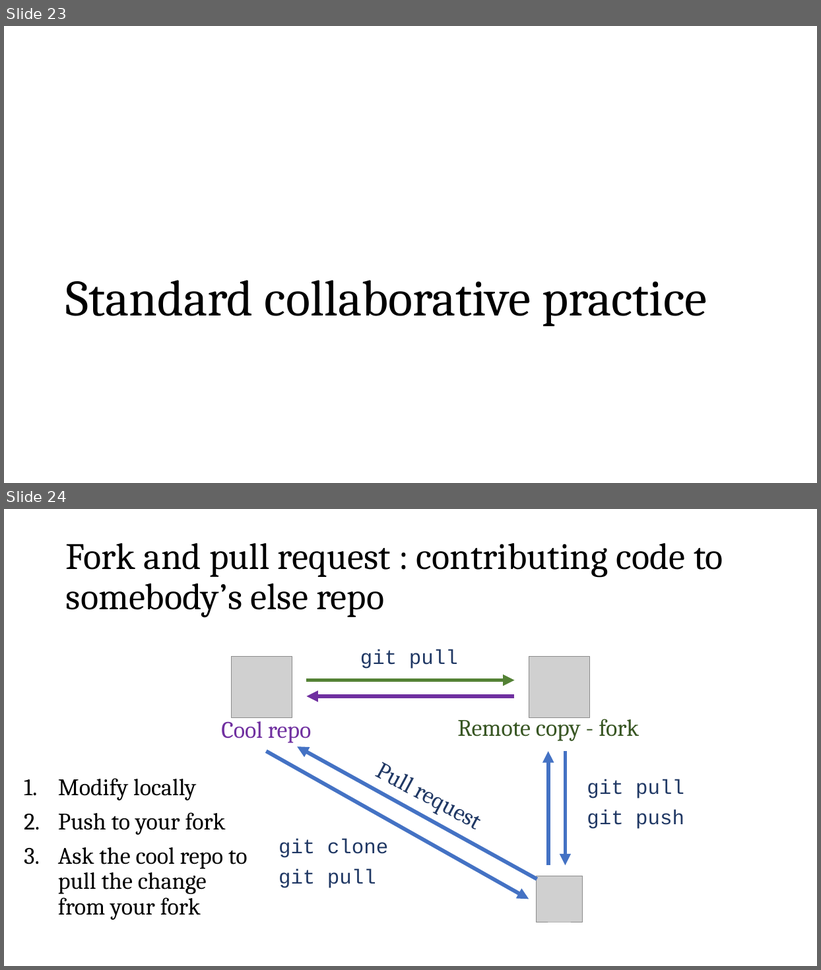
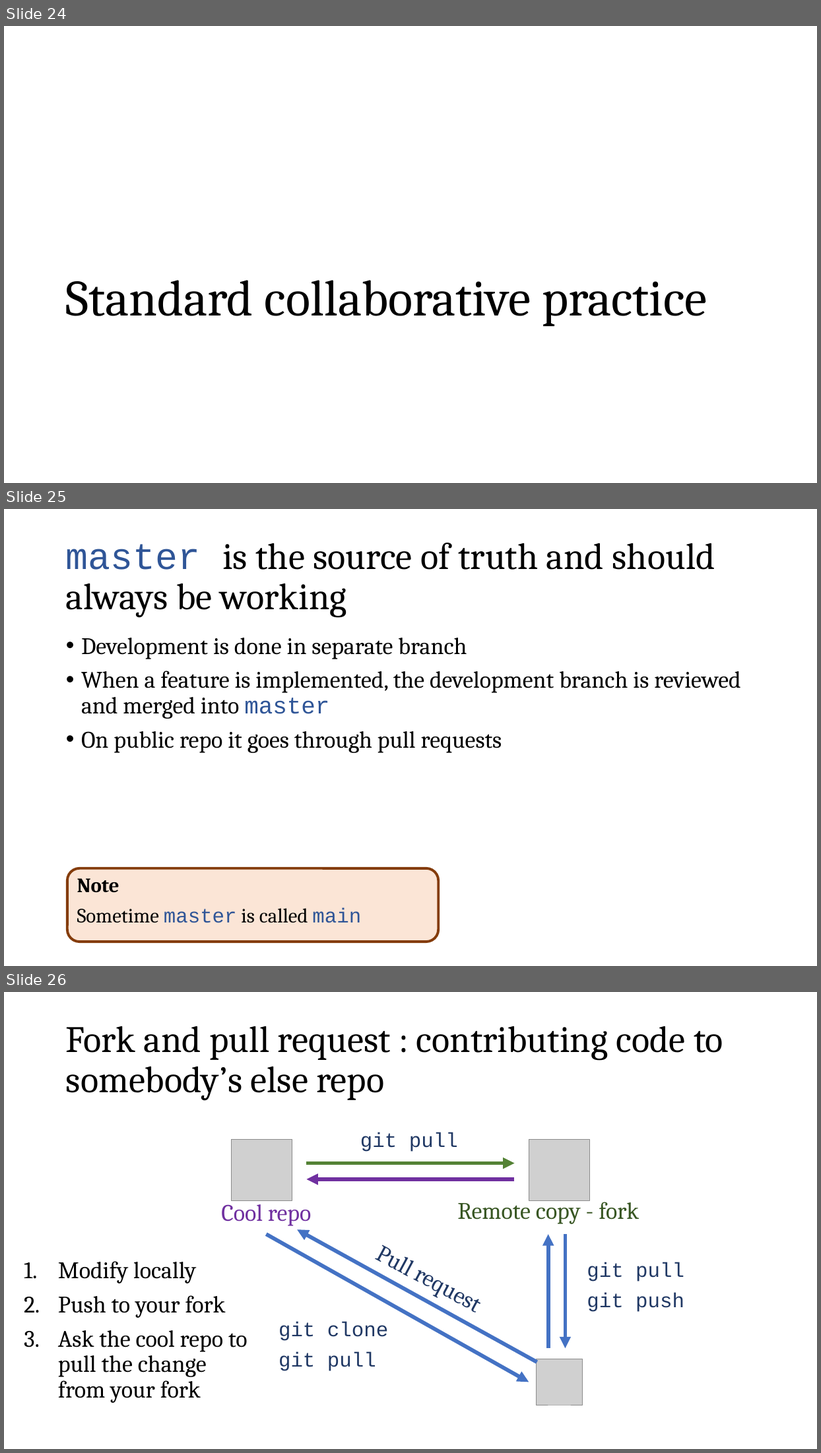
Before and after one commit to meny12/GitEssentials, a slide deck: git_workshop.pptx. Shown one above the other, each under a label of ours: slides 23 and 24 before the commit, slides 24, 25 and 26 after it. The pictures are 821x970 and 821x1453 pixels, drawn with LibreOffice and Linux fonts; fonts in the diff are those of the drawing; grey boxes stand for pictures. Boxes give left, top, right and bottom in pixels: in the first picture for what was removed or moved away, otherwise in the second. Text is boxed around its words. In the diff, an @@ line names an element or a change of style, - is before the commit and + after.

```diff
--- a/git_workshop.pptx
+++ b/git_workshop.pptx
@@ slide 25 added at (4, 509, 817, 966), background #FFFFFF @@
@@ title added at (66, 543, 715, 617), 44 pt, text #000000 @@
+master is the source of truth and should always be working
@@ text added at (81, 638, 741, 753), 28 pt, text #000000 @@
+• Development is done in separate branch
+• When a feature is implemented, the development branch is reviewed and merged into master
+• On public repo it goes through pull requests
@@ rounded rectangle added at (67, 869, 439, 942), fill #FBE5D6, outline #843C0B 3 pt, 24 pt, text #000000 @@
+Note
+Sometime master is called main
@@ what was slide 23 is now slide 24 @@
@@ what was slide 24 is now slide 26 @@
```
Also in this commit, not shown: 2 slides changed, 2 other slides added.
